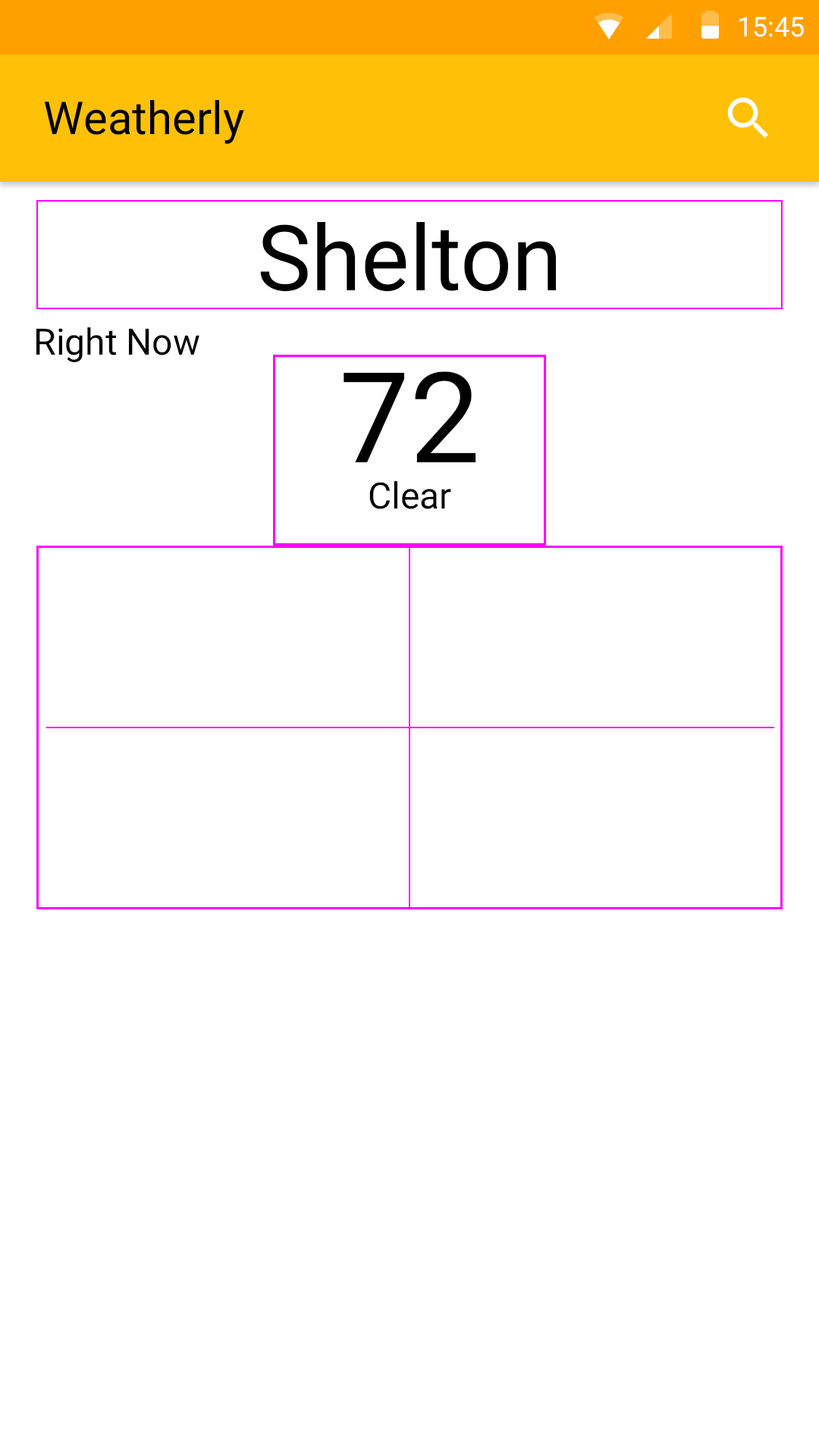
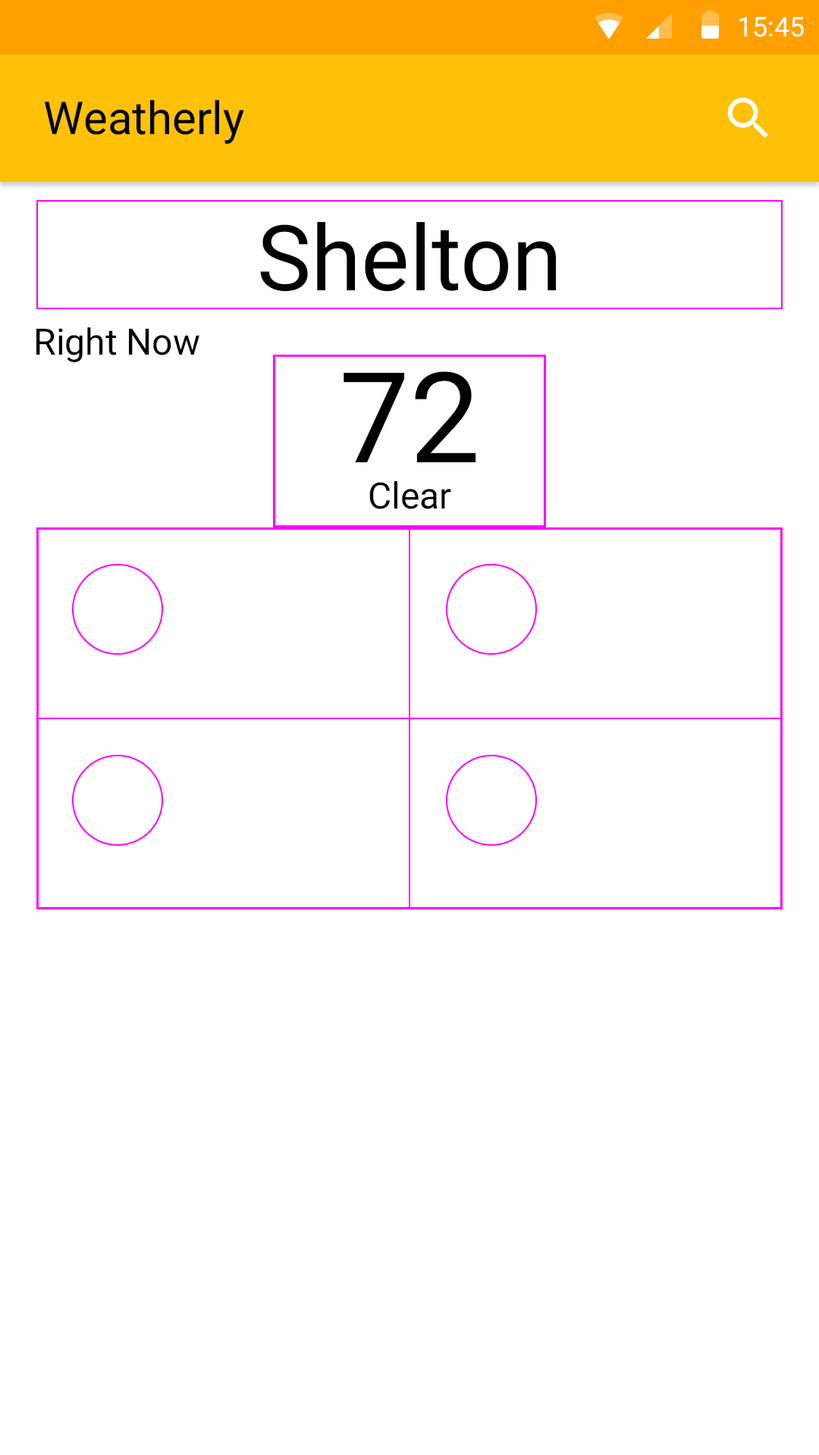
Layers edited between the first and the second 819 x 1455 image:
added layer "Right Now Icons" above "Right Now Horz Guide" over [72, 563, 537, 846]
renamed "Shape 2" to "Right Now Horz Guide", painted on it over [38, 717, 780, 729]
renamed "Shape 1" to "Right Now Vert Guide", painted on it over [408, 529, 411, 546]
renamed "Rectangle 3" to "Right Now Details Box", painted on it, unmasked it over [36, 527, 783, 846]
renamed "Rectangle 2" to "Current Conditions Box", painted on it over [272, 354, 546, 546]
